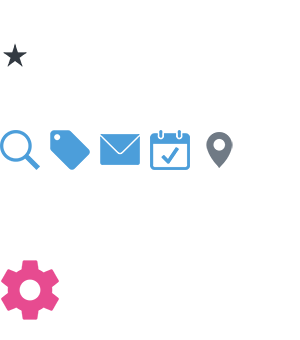
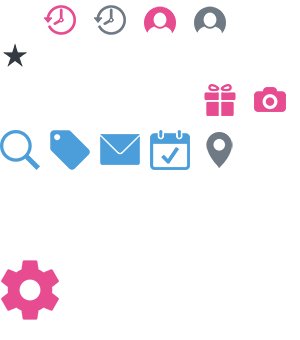
Layer changes from the first 300×340 image to the second:
added layer "time" above "time-rosy" over (94, 5, 126, 35)
added layer "time-rosy" above "user" over (44, 5, 76, 35)
added layer "user" above "user-rosy" over (194, 6, 226, 34)
added layer "user-rosy" above "camera" over (144, 6, 176, 34)
added layer "camera" above "gift" over (254, 87, 286, 112)
added layer "gift" above "star-black" over (204, 84, 236, 116)
